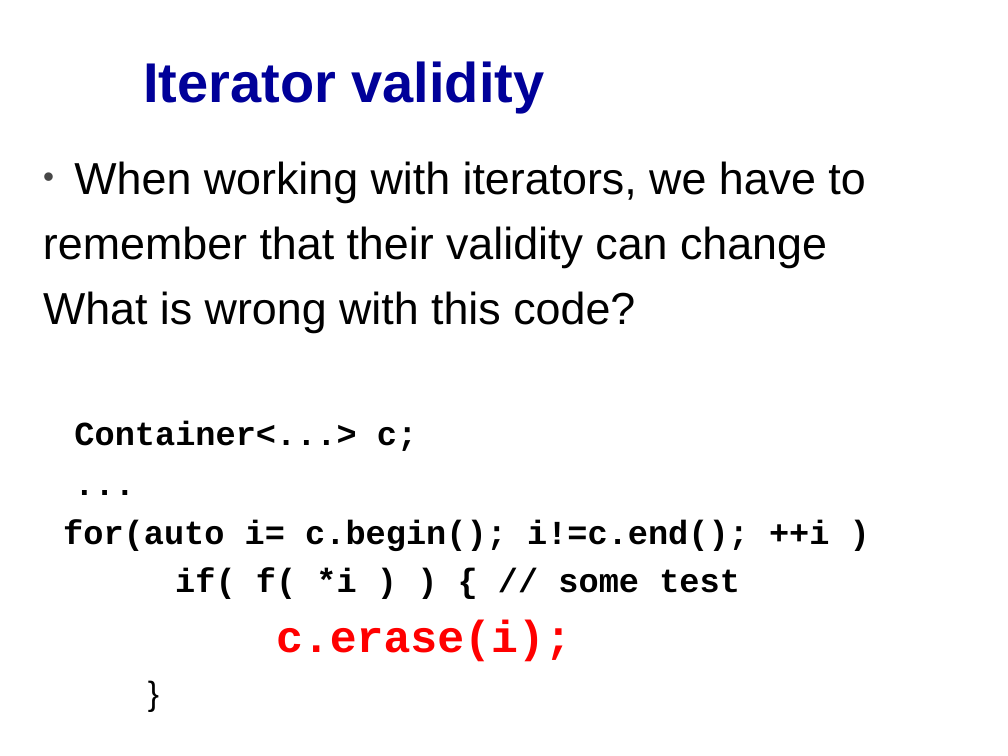
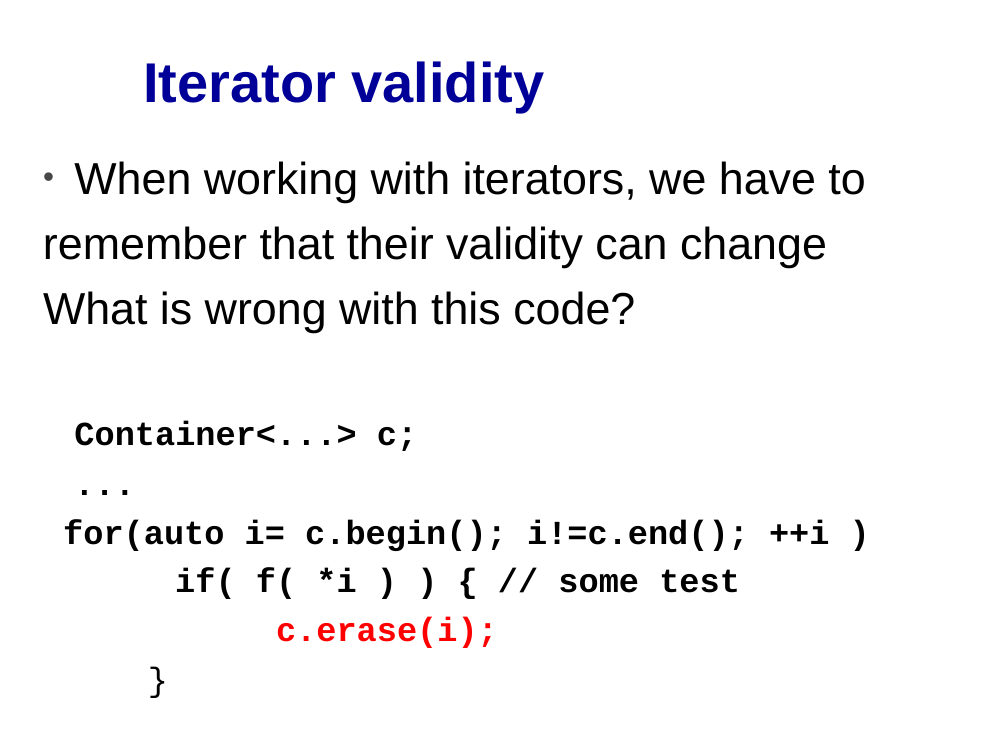
Before and after one commit to cpp-at-ariel/cpp-5781, a slide deck: slide 4 of 11-stl-algorithms/slides-iterators-validity.odp. Drawn at 1008x756 pixels with LibreOffice and Linux fonts; fonts in the diff are those of the drawing. Boxes give left, top, right and bottom in pixels: in the first picture for what was removed or moved away, otherwise in the second. Text is boxed around its words. In the diff, an @@ line names an element or a change of style, - is before the commit and + after.

```diff
--- a/11-stl-algorithms/slides-iterators-validity.odp
+++ b/11-stl-algorithms/slides-iterators-validity.odp
@@ text at <box>276,617,498,648</box>: size 32 to 24 pt in "c.erase(i);"; font Arial to Courier New in "}" @@
```
Also in this commit, not shown: 10 other files.
